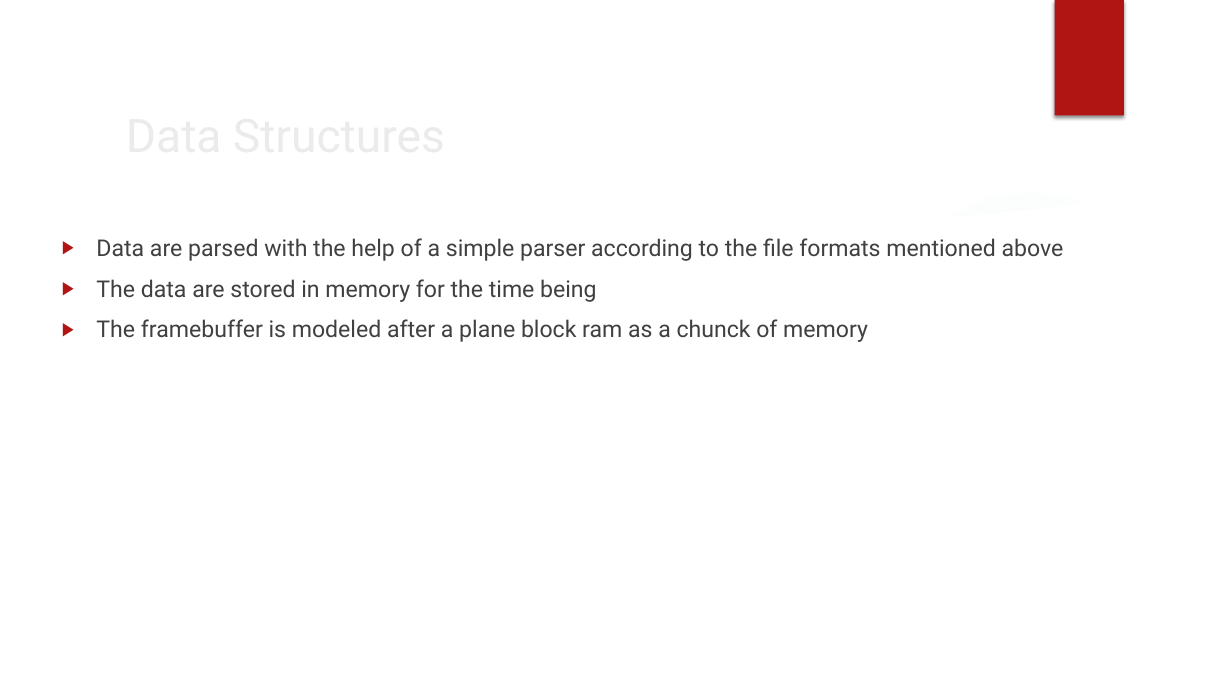
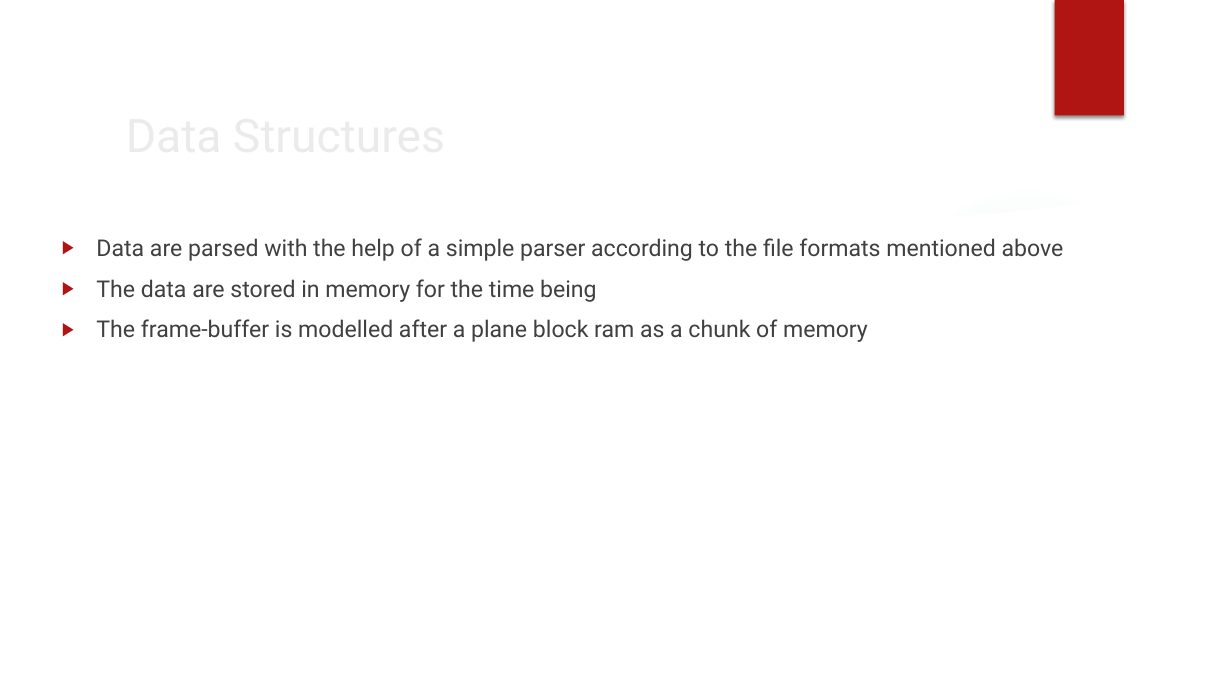
Before and after one commit to koxakis/RayTracing_FPGA, a slide deck: slide 6 of documentation/software/Base_render_system_documentation.pptx. Drawn at 1232x693 pixels with LibreOffice and Linux fonts; fonts in the diff are those of the drawing; background and template pictures are left out. Boxes give left, top, right and bottom in pixels: in the first picture for what was removed or moved away, otherwise in the second. Text is boxed around its words. In the diff, an @@ line names an element or a change of style, - is before the commit and + after.

```diff
--- a/documentation/software/Base_render_system_documentation.pptx
+++ b/documentation/software/Base_render_system_documentation.pptx
@@ text at [96,319,868,342]: text changed @@
-▶ The framebuffer is modeled after a plane block ram as a chunck of memory
+▶ The frame-buffer is modelled after a plane block ram as a chunk of memory
```
Also in this commit, not shown: 12 other slides changed, 1 slide added, 3 other files.
